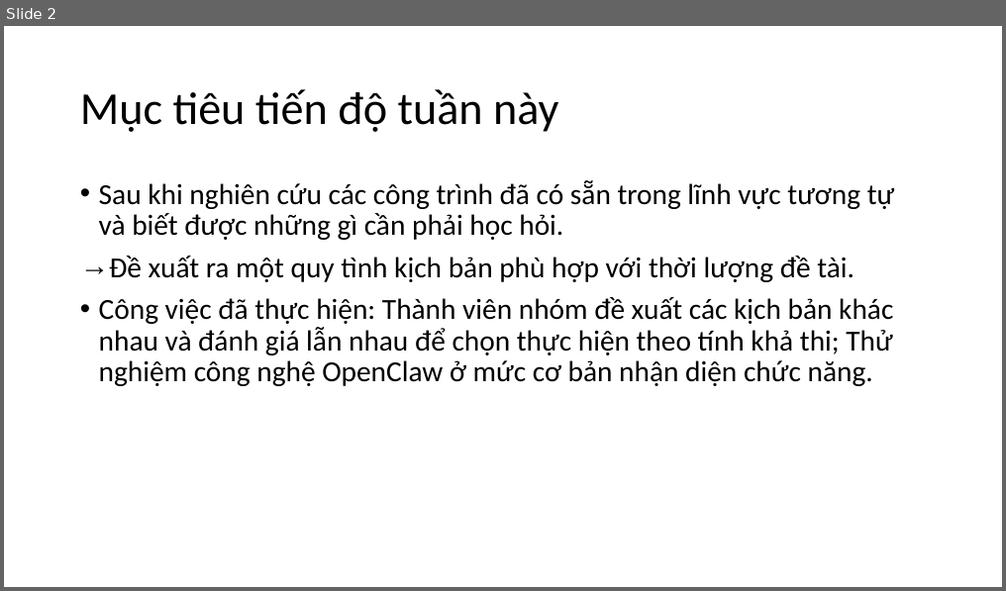
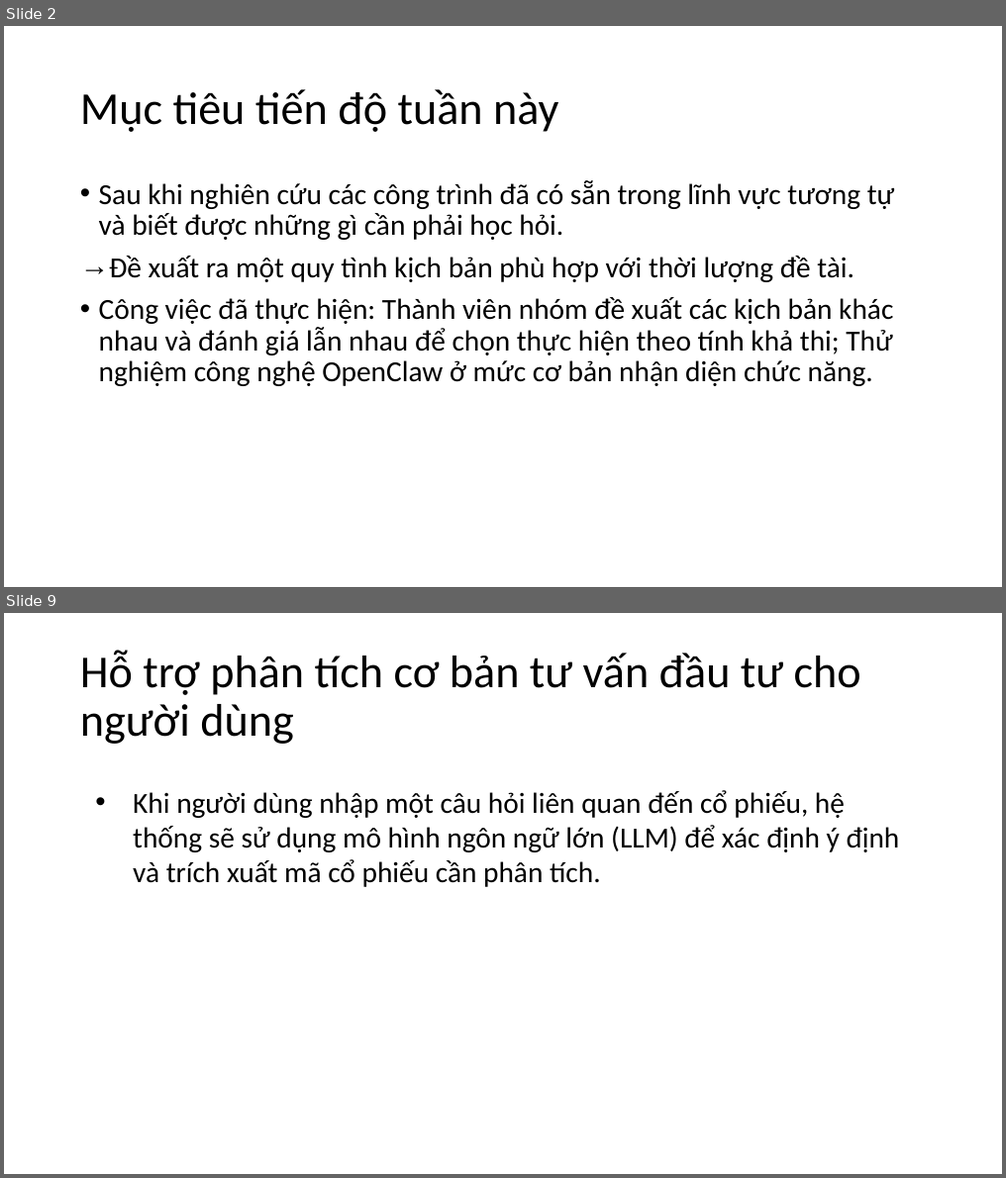
Before and after one commit to CallmeSen/CCNLTHD, a slide deck: Development_Process/Week_10/Report_Progress_Week10.pptx. Shown one above the other, each under a label of ours: slide 2 before the commit, slides 2 and 9 after it; the slides between them are not shown. The pictures are 1006x591 and 1006x1178 pixels, drawn with LibreOffice and Linux fonts; fonts in the diff are those of the drawing. Boxes give left, top, right and bottom in pixels: in the first picture for what was removed or moved away, otherwise in the second. Text is boxed around its words. In the diff, an @@ line names an element or a change of style, - is before the commit and + after.

```diff
--- a/Development_Process/Week_10/Report_Progress_Week10.pptx
+++ b/Development_Process/Week_10/Report_Progress_Week10.pptx
@@ slide 9 added at box(4, 613, 1002, 1174), background #FFFFFF @@
@@ title added at box(80, 650, 861, 744), 44 pt, text #000000 @@
+Hỗ trợ phân tích cơ bản tư vấn đầu tư cho người dùng
@@ text added at box(133, 790, 900, 887), 28 pt, text #000000 @@
+• Khi người dùng nhập một câu hỏi liên quan đến cổ phiếu, hệ thống sẽ sử dụng mô hình ngôn ngữ lớn (LLM) để xác định ý định và trích xuất mã cổ phiếu cần phân tích.
```
Also in this commit, not shown: 2 slides changed, 15 other slides added, 5 other files.
